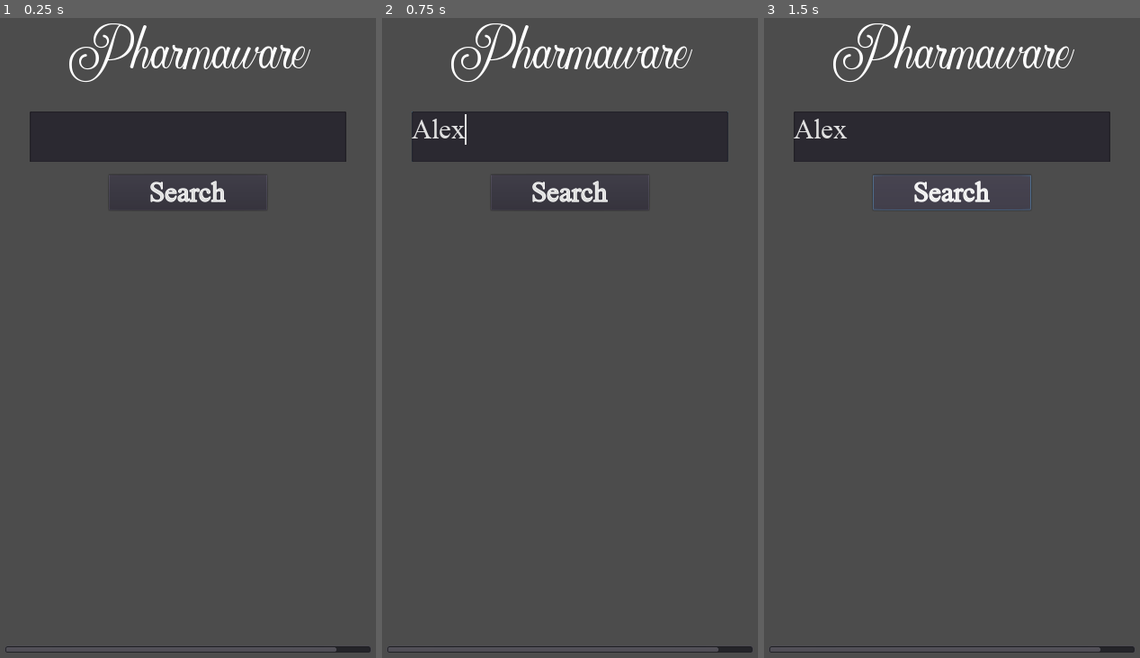
Above: before the commit, frames 1-3 (left to right).
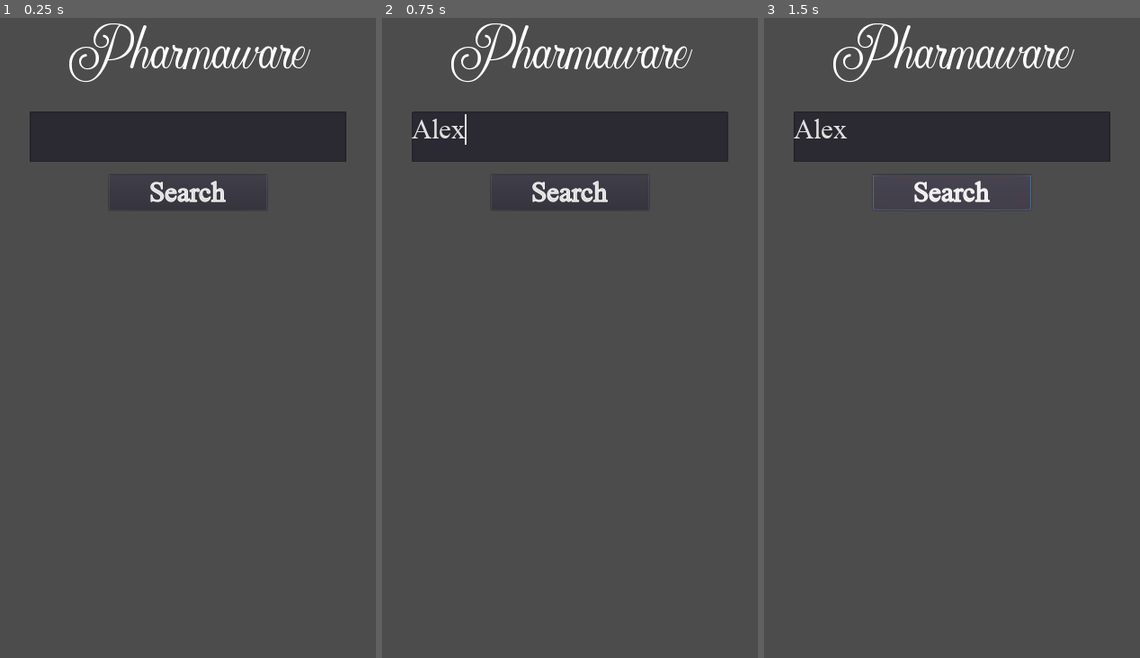
Above: after the commit, the same moments.

Repository: amoriqbal/pharmaware-android-godot
Game: Godot game, scene res://Search.tscn
Same seed, same stepped clock (60 frames per second), same inputs: the game is played once before the commit and once after it.
Inputs (mouse positions are in pixels of both pictures, inside the frame that each line leads up to):
- Up to frame 1 (0.25 s): no input
- Up to frame 2 (0.75 s): click (570, 139) at 0.52 s; type "Alex" at 0.6 s
- Up to frame 3 (1.5 s): click "Search" at 1.25 s

The runs differ from the first frame. In frame 1, 0.3% of the frame differs, in the area x 1-99%, y 98-100%; in frame 2, 0.3%; in frame 3, 0.3%.

Commit message:
searching enhanced with regex

Diff:
--- a/HBoxContainer.gd
+++ b/HBoxContainer.gd
@@ -1,15 +1,15 @@
 extends HBoxContainer
 export(String, MULTILINE) var rowStringJSON=""
 
-#func _ready():
-#	$Name.rect_min_size=Vector2(self.rect_size*0.25)
+func _ready():
+	$Name.rect_min_size=Vector2(self.rect_size*0.25)
 #	$Brand.rect_min_size=Vector2(self.rect_size*0.4)
-#	$Price.rect_min_size=Vector2(self.rect_size*0.15)
+	$Price.rect_min_size=Vector2(self.rect_size*0.15)
 func _process(delta):
 	#OS.delay_msec(500)
 	if rowStringJSON=="":
 		return
 	var parsedObj=JSON.parse(rowStringJSON)
 	$Name.text=parsedObj.result.name
-	$Brand.text=parsedObj.result.brand
+	#$Brand.text=parsedObj.result.brand
 	$Price.text=String(parsedObj.result.mrp)
--- a/ResRow.tscn
+++ b/ResRow.tscn
@@ -27,16 +27,8 @@
 valign = 1
 autowrap = true
 
-[node name="Brand" type="Label" parent="."]
+[node name="Price" type="Label" parent="."]
 margin_left = 304.0
-margin_right = 524.0
-margin_bottom = 50.0
-rect_min_size = Vector2( 220, 50 )
-size_flags_vertical = 2
-custom_fonts/font = SubResource( 2 )
-
-[node name="Price" type="Label" parent="."]
-margin_left = 528.0
 margin_right = 640.0
 margin_bottom = 50.0
 rect_min_size = Vector2( 112, 50 )
--- a/Search.gd
+++ b/Search.gd
@@ -11,4 +11,4 @@
 
 	var query="{\"search\":\""+$Main/Top/SearchBoxContainer/TextEdit.text+"\"}"
 	var headers = ["Content-Type: application/json"]
-	$HTTPRequest.request("https://pharmaware.herokuapp.com/api/search",headers,true,HTTPClient.METHOD_POST, query)
+	$HTTPRequest.request("http://127.0.0.1:5000/api/search",headers,true,HTTPClient.METHOD_POST, query)
Not shown, changed: export_presets.cfg
